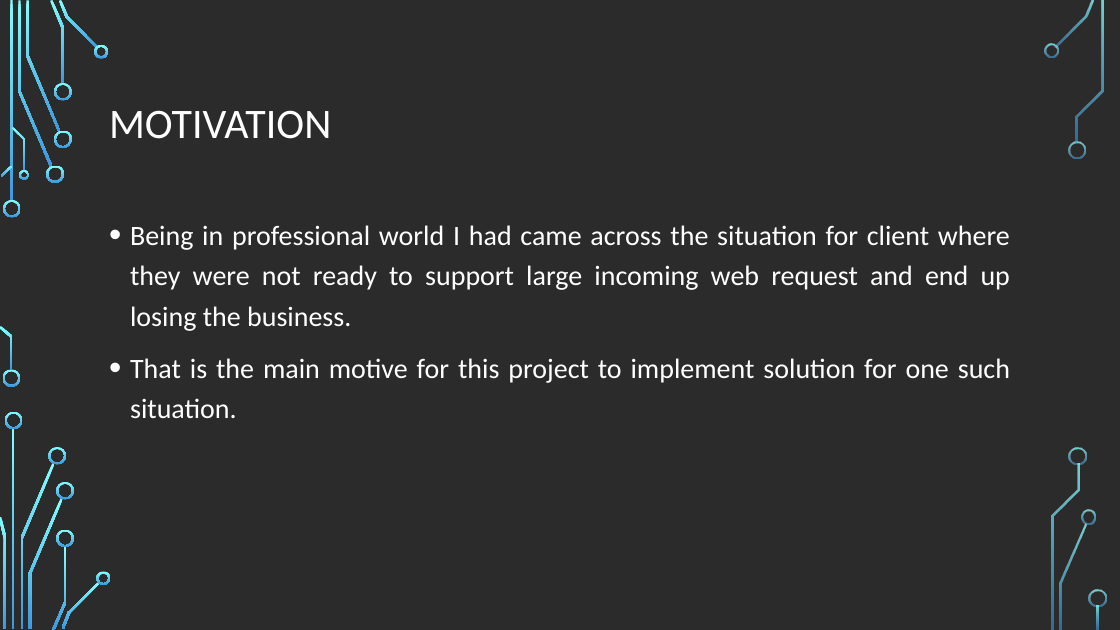
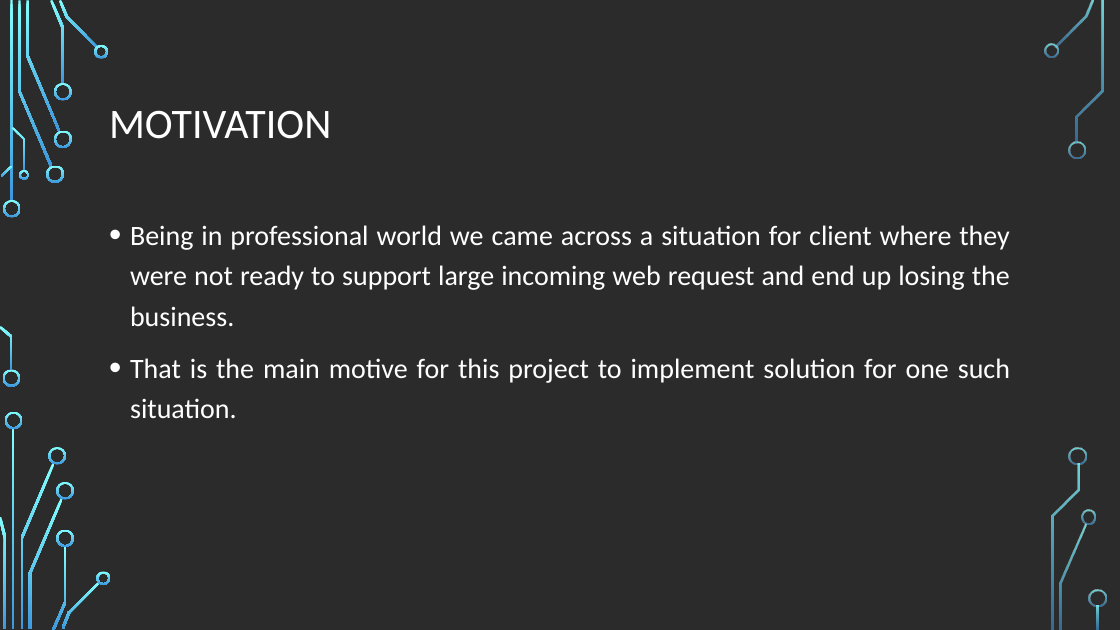
Before and after one commit to SnehaMishra28/Python-DeepLearning_Fall2018, a slide deck: slide 4 of Project/Document/WebTrafficPrediction_PythonDeepLearning.pptx. Drawn at 1120x630 pixels with LibreOffice and Linux fonts; fonts in the diff are those of the drawing; background and template pictures are left out; a plain dark background stands for a picture behind light text. Boxes give left, top, right and bottom in pixels: in the first picture for what was removed or moved away, otherwise in the second. Text is boxed around its words. In the diff, an @@ line names an element or a change of style, - is before the commit and + after.

```diff
--- a/Project/Document/WebTrafficPrediction_PythonDeepLearning.pptx
+++ b/Project/Document/WebTrafficPrediction_PythonDeepLearning.pptx
@@ text at [130, 225, 1010, 326]: text changed @@
-• Being in professional world I had came across the situation for client where they were not ready to support large incoming web request and end up losing the business.
+• Being in professional world we came across a situation for client where they were not ready to support large incoming web request and end up losing the business.
```
Also in this commit, not shown: 4 other slides changed, 2 other files.
